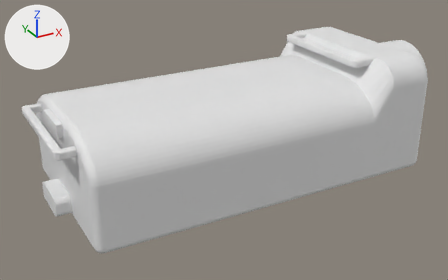
One commit to the Blender file Blender/JSB01r4.blend: the scene before it, then after it.
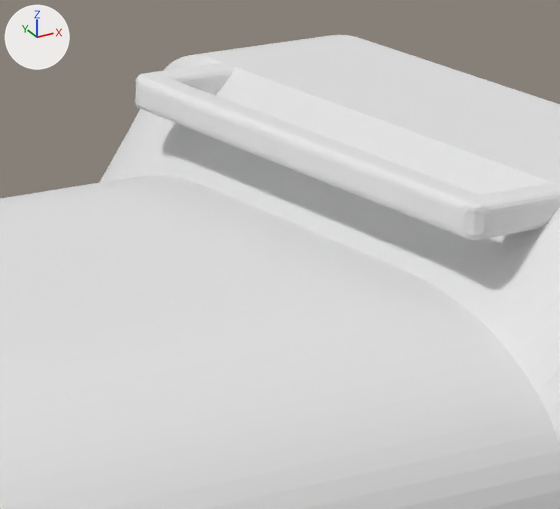
The first picture shows the older version from a 50 mm lens placed at (-24.8, -101.1, 57.5), pointed at (31.0, 0.4, 6.7). The close-ups show the older and then the newer version on the part from 58% to 83% of the width and 7% to 44% of the height of that picture. Only the edits that show in the close-ups are written down. The lights are fixed; the arrows at upper left show +X, +Y and +Z.

The first close-up shows 'Belt.001', 'CaseTop2'.
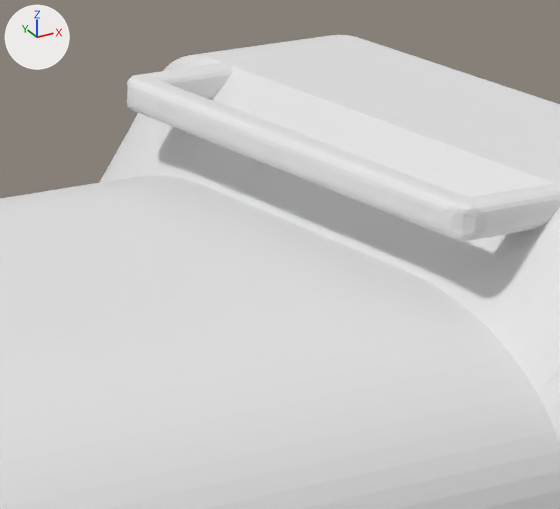
What changed in the scene script:
```text
Change me_cube_031:
    used by ob_belt_001; location = (56.55, 0.0, 22.55)
    before: 0 (-3.5, -12.0, -0.8), 1 (-3.5, -12.0, 0.8), 2 (-3.5, 12.0, -0.8), 3 (-3.5, 12.0, 0.8), 12 (-2.0, 10.5, -0.8)
    before: 13 (-2.0, -10.5, -0.8), 14 (-2.0, 10.5, 0.8), 15 (-2.0, -10.5, 0.8)
    remove me_cube_031.from_pydata(...)  # 16 vertices, 10 faces; spans x -3.5..1.5, y -12.0..12.0, z -0.8..0.8
    add me_cube_031.from_pydata(...)  # 16 vertices, 10 faces; spans x -4.0..1.5, y -12.0..12.0, z -0.8..0.8
    me_cube_031 part 1
    add for i in [*range(0, 4), *range(12, 16)]: me_cube_031.vertices[i].co += Vector((-0.5, 0.0, 0.0))
Change ob_belt_001:
    where _m = ob_belt_001.modifiers.new('Bevel', 'BEVEL')
    _m.width: 1.0 -> 1.2
    _m.width_pct: 1.0 -> 1.2
```

Pixel boxes [x1, y1, x2, y2] of what changed, in the close-ups (560 x 509 px):
'Belt.001', reshaped, modifiers changed: before [135, 63, 560, 240]; after [126, 63, 560, 241]
